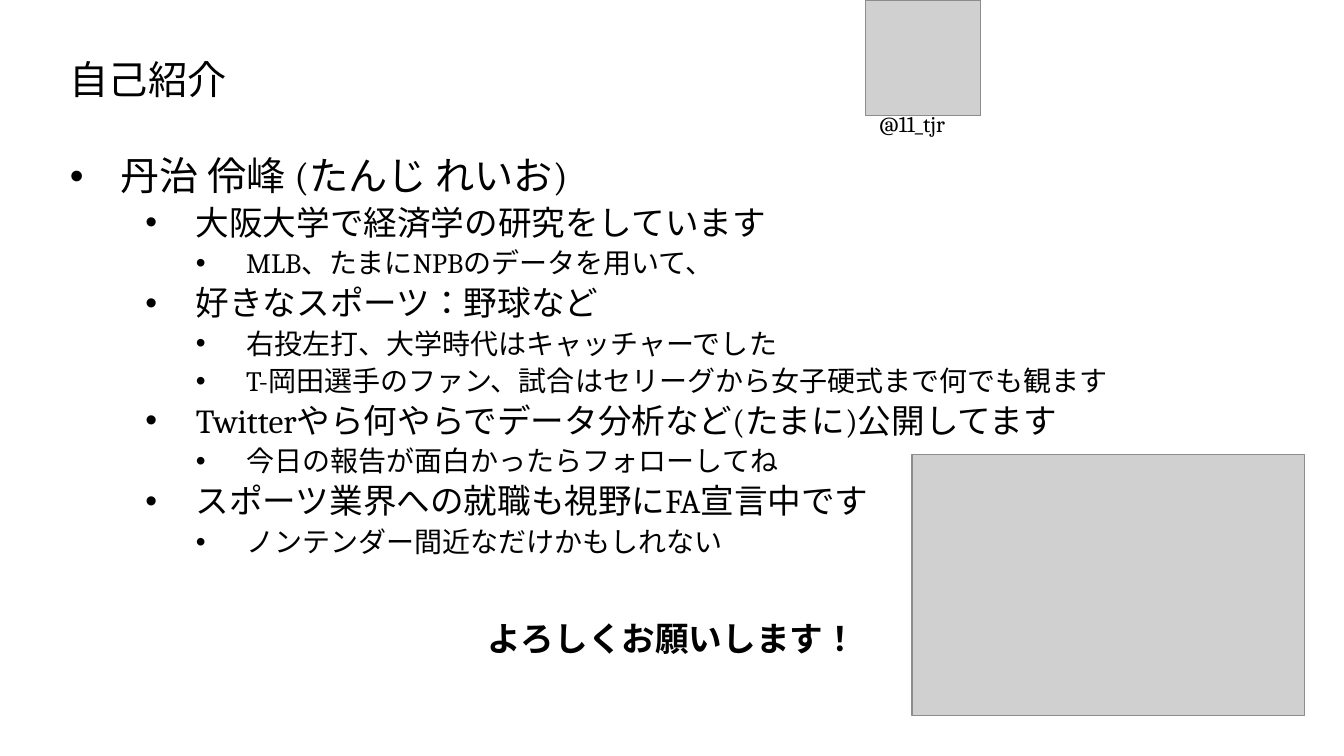
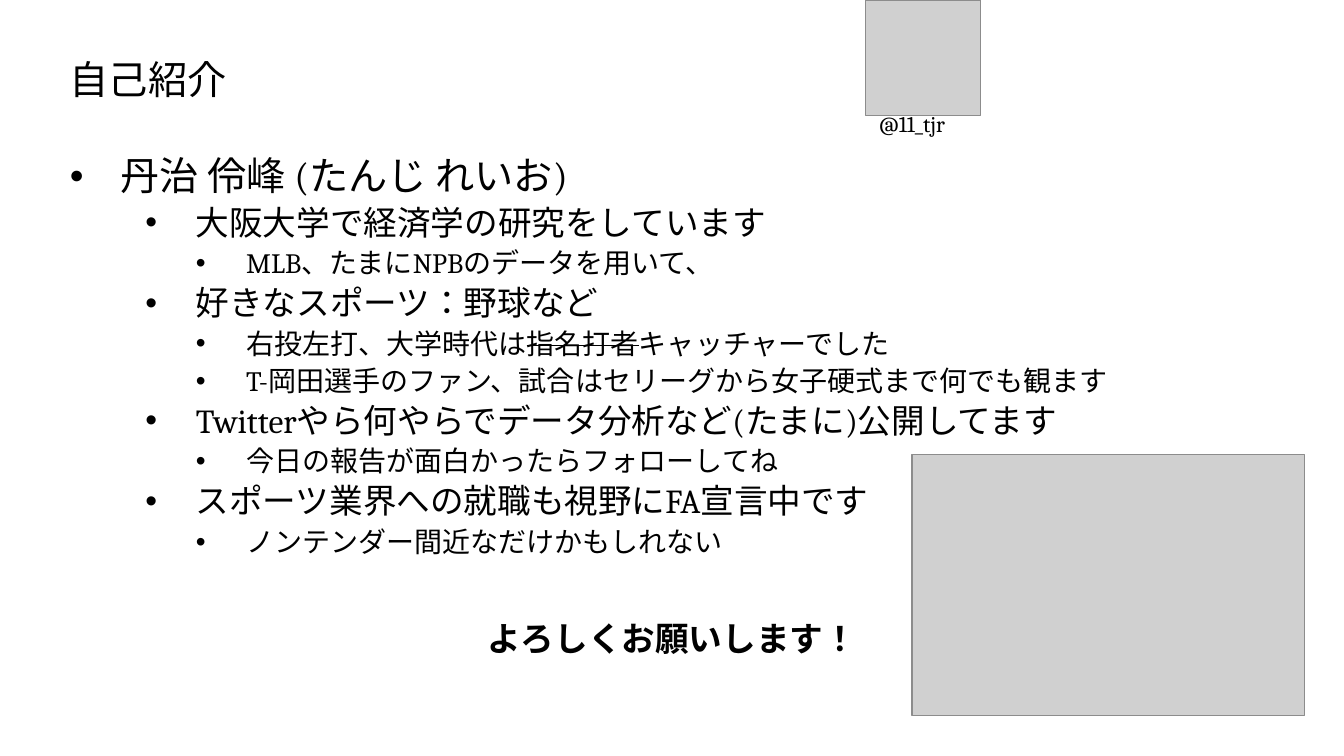
Before and after one commit to T-Reio/ballgame_analysis, a slide deck: slide 2 of slides/spoana13.pptx. Drawn at 1344x756 pixels with LibreOffice and Linux fonts; fonts in the diff are those of the drawing; grey boxes stand for pictures; background and template pictures are left out. Boxes give left, top, right and bottom in pixels: in the first picture for what was removed or moved away, otherwise in the second. Text is boxed around its words. In the diff, an @@ line names an element or a change of style, - is before the commit and + after.

```diff
--- a/slides/spoana13.pptx
+++ b/slides/spoana13.pptx
@@ text at (246,330,889,357): text changed @@
-    • 右投左打、大学時代はキャッチャーでした
+    • 右投左打、大学時代は指名打者キャッチャーでした
```
Also in this commit, not shown: 5 other slides changed.
